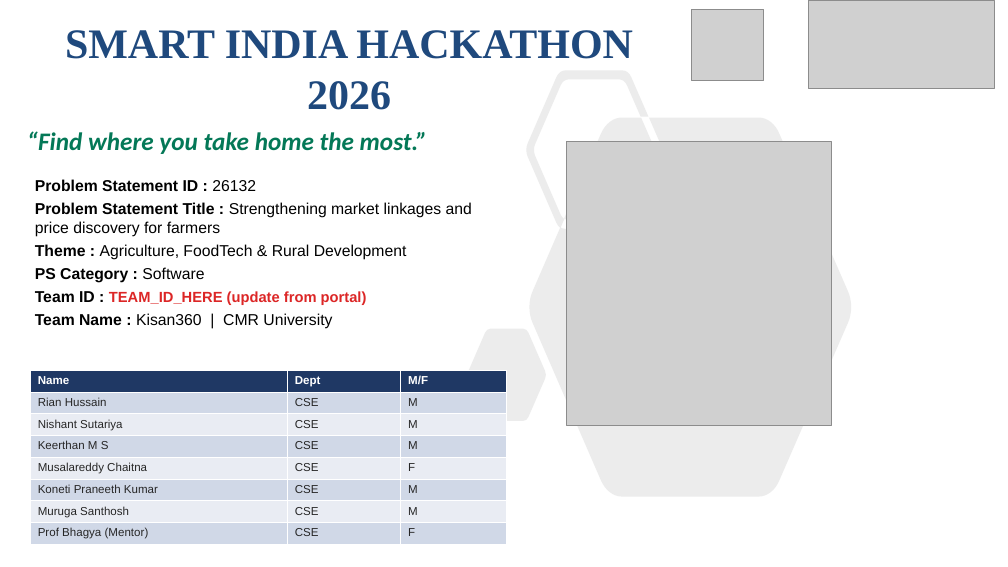
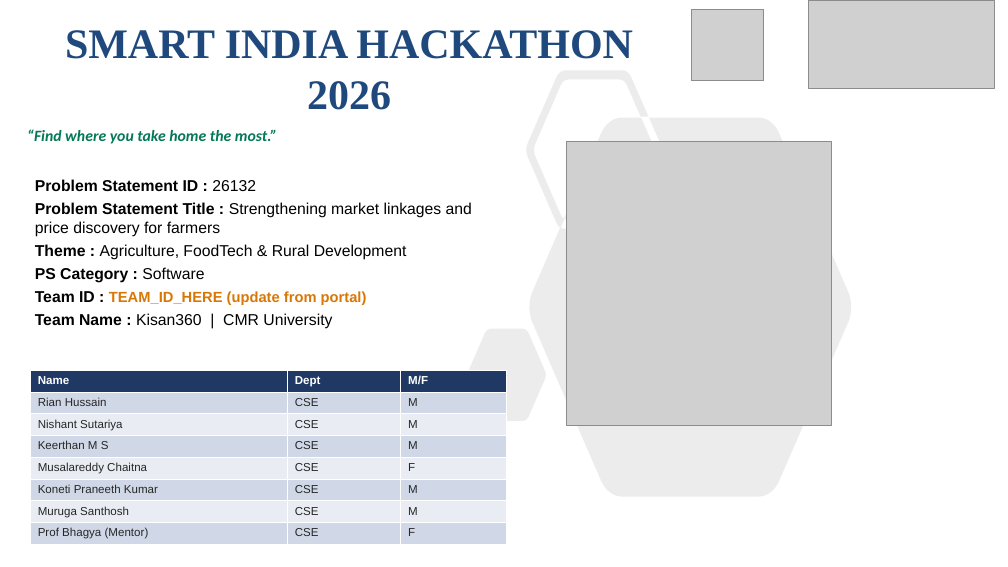
Before and after one commit to Kissan-360/Kisan360_new, a slide deck: slide 1 of Kisan360_SIH26132_Idea_PPT_v3.pptx. Drawn at 1008x567 pixels with LibreOffice and Linux fonts; fonts in the diff are those of the drawing; grey boxes stand for pictures. Boxes give left, top, right and bottom in pixels: in the first picture for what was removed or moved away, otherwise in the second. Text is boxed around its words. In the diff, an @@ line names an element or a change of style, - is before the commit and + after.

```diff
--- a/Kisan360_SIH26132_Idea_PPT_v3.pptx
+++ b/Kisan360_SIH26132_Idea_PPT_v3.pptx
@@ text "“Find where you take home ..." at (27,129,277,144): size 24 to 15 pt @@
@@ text at (35,291,367,305): text colour #DC2626 to #D97706 in "TEAM_ID_HERE (update from portal)" @@
```
Also in this commit, not shown: 5 slides added, 5 slides removed.
